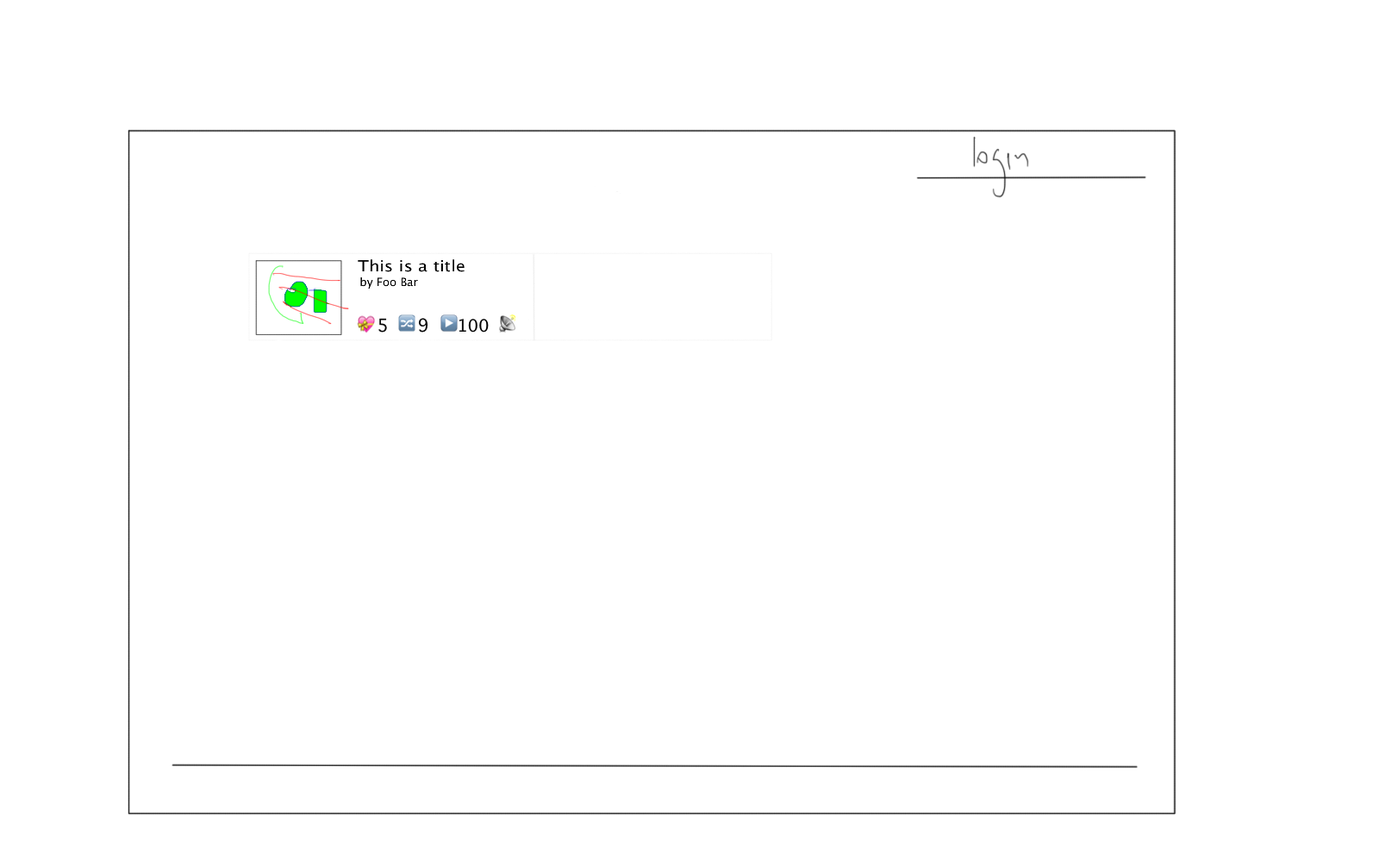
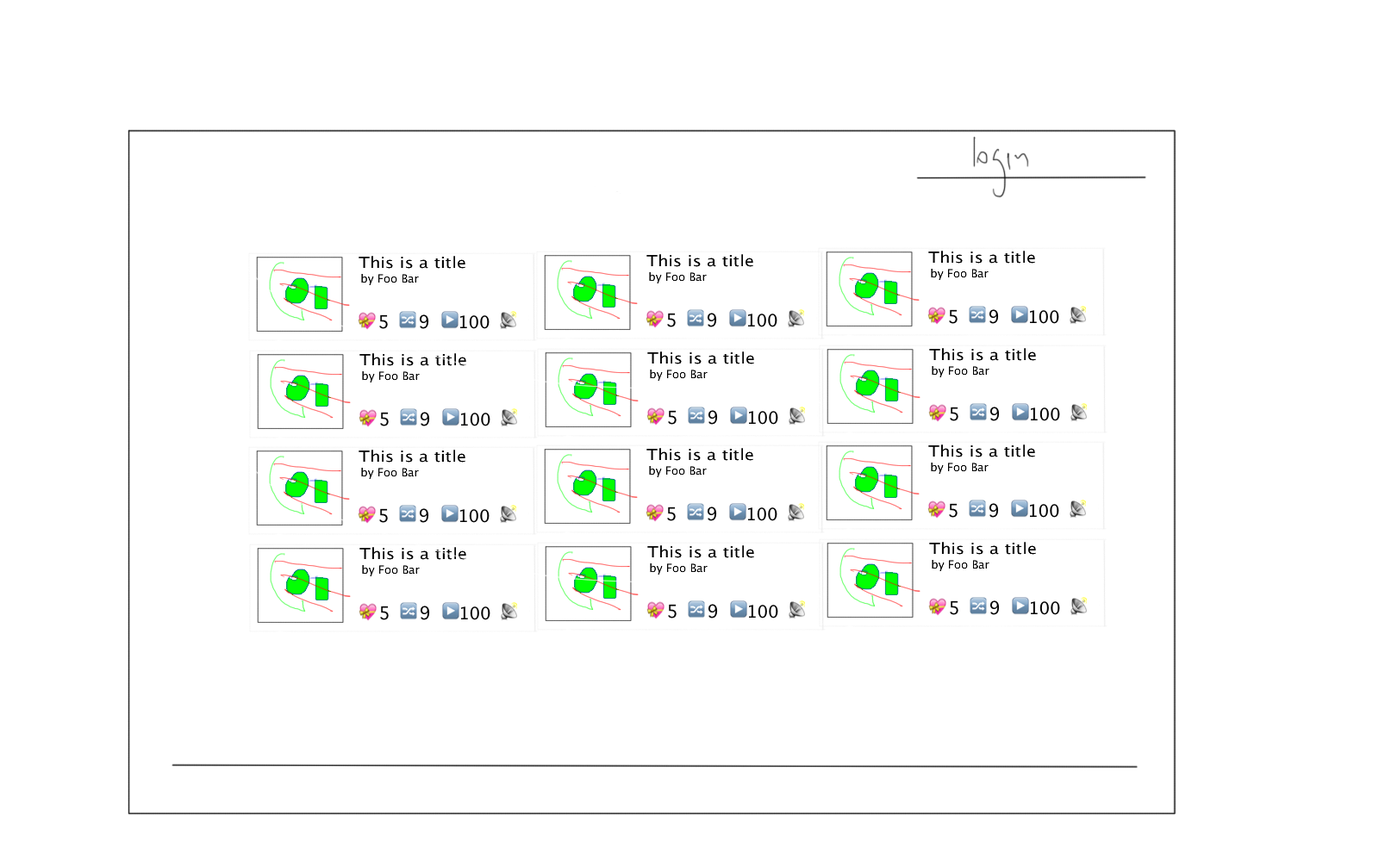
The second 1379 x 864 image is a revision of the first. Changes to its layers:
removed layer "PaintLayer-70" over (357, 250, 652, 342)
painted on "Background" over (248, 247, 1108, 633)
